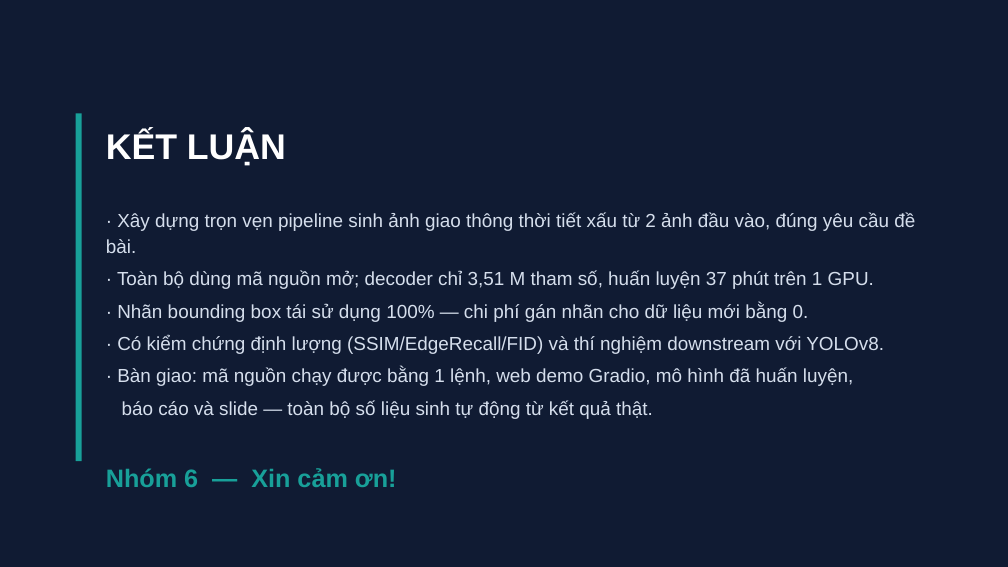
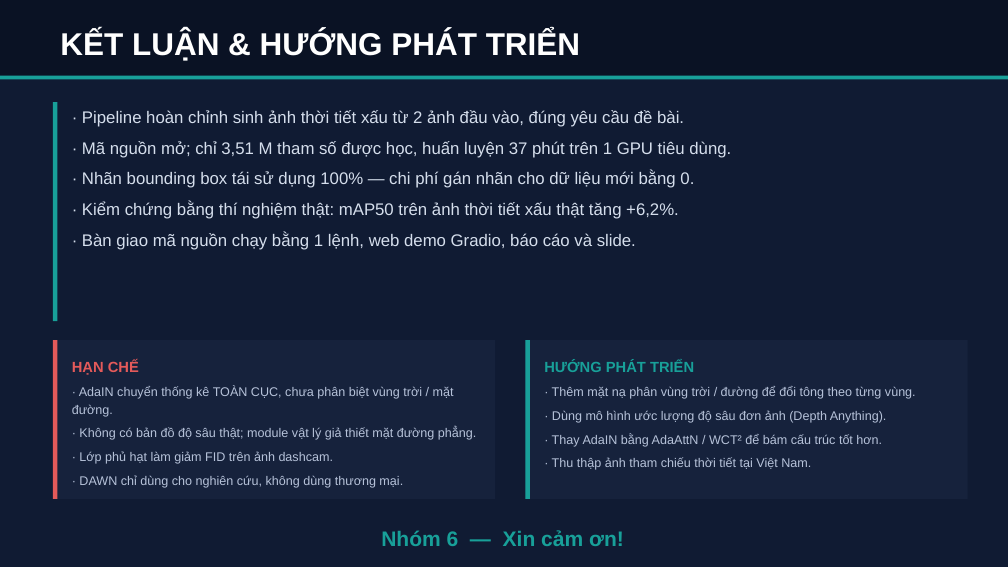
Before and after one commit to QuyDatSadBoy/StyleTranfer_Viettel_Course_DeepLearning, a slide deck: slide 15 of slides/BaoCao_TangCuongDuLieuThoiTiet.pptx. Drawn at 1008x567 pixels with LibreOffice and Linux fonts; fonts in the diff are those of the drawing. Boxes give left, top, right and bottom in pixels: in the first picture for what was removed or moved away, otherwise in the second. Text is boxed around its words. In the diff, an @@ line names an element or a change of style, - is before the commit and + after.

```diff
--- a/slides/BaoCao_TangCuongDuLieuThoiTiet.pptx
+++ b/slides/BaoCao_TangCuongDuLieuThoiTiet.pptx
@@ rectangle added at (0,0,1008,76), fill #0A1224 @@
@@ text added at (60,30,580,61), 30 pt, text #FFFFFF, bold @@
+KẾT LUẬN & HƯỚNG PHÁT TRIỂN
@@ rectangle added at (0,76,1008,79), fill #18A099 @@
@@ rectangle: place and size @@
-rectangle at (76,113,82,461)
+rectangle at (53,102,57,321)
@@ text "· Pipeline hoàn chỉnh sinh ...": place and size @@
-text "· Pipeline hoàn chỉnh sinh ..." at (106,131,915,487)
+text "· Pipeline hoàn chỉnh sinh ..." at (82,110,731,250)
@@ text at (82,110,731,158): text changed; size 18 to 16 pt @@
-KẾT LUẬN
-· Xây dựng trọn vẹn pipeline sinh ảnh giao thông thời tiết xấu từ 2 ảnh đầu vào, đúng yêu cầu đề bài.
-· Toàn bộ dùng mã nguồn mở; decoder chỉ 3,51 M tham số, huấn luyện 37 phút trên 1 GPU.
+· Pipeline hoàn chỉnh sinh ảnh thời tiết xấu từ 2 ảnh đầu vào, đúng yêu cầu đề bài.
+· Mã nguồn mở; chỉ 3,51 M tham số được học, huấn luyện 37 phút trên 1 GPU tiêu dùng.
@@ text at (82,171,694,188): size 18 to 16 pt in "· Nhãn bounding box tái sử dụng ..."; line spacing 1.15 to 1.22 @@
@@ text at (82,202,679,250): text changed; size 18 to 16 pt @@
-· Có kiểm chứng định lượng (SSIM/EdgeRecall/FID) và thí nghiệm downstream với YOLOv8.
-· Bàn giao: mã nguồn chạy được bằng 1 lệnh, web demo Gradio, mô hình đã huấn luyện,
-báo cáo và slide — toàn bộ số liệu sinh tự động từ kết quả thật.
-Nhóm 6 — Xin cảm ơn!
+· Kiểm chứng bằng thí nghiệm thật: mAP50 trên ảnh thời tiết xấu thật tăng +6,2%.
+· Bàn giao mã nguồn chạy bằng 1 lệnh, web demo Gradio, báo cáo và slide.
@@ rectangle added at (53,340,495,499), fill #16223C @@
@@ rectangle added at (53,340,57,499), fill #E45A5A @@
@@ rectangle added at (526,340,968,499), fill #16223C @@
@@ rectangle added at (526,340,530,499), fill #18A099 @@
@@ text added at (72,360,476,488), 12 pt, text #B6C2D9 @@
+HẠN CHẾ
+· AdaIN chuyển thống kê TOÀN CỤC, chưa phân biệt vùng trời / mặt đường.
+· Không có bản đồ độ sâu thật; module vật lý giả thiết mặt đường phẳng.
+· Lớp phủ hạt làm giảm FID trên ảnh dashcam.
+· DAWN chỉ dùng cho nghiên cứu, không dùng thương mại.
@@ text added at (544,360,916,470), 12 pt, text #B6C2D9 @@
+HƯỚNG PHÁT TRIỂN
+· Thêm mặt nạ phân vùng trời / đường để đổi tông theo từng vùng.
+· Dùng mô hình ước lượng độ sâu đơn ảnh (Depth Anything).
+· Thay AdaIN bằng AdaAttN / WCT² để bám cấu trúc tốt hơn.
+· Thu thập ảnh tham chiếu thời tiết tại Việt Nam.
@@ text added at (381,530,624,546), 20 pt, text #18A099, bold @@
+Nhóm 6 — Xin cảm ơn!
```
Also in this commit, not shown: 6 other slides changed, 2 slides added, 2 slides removed, 6 other files.
